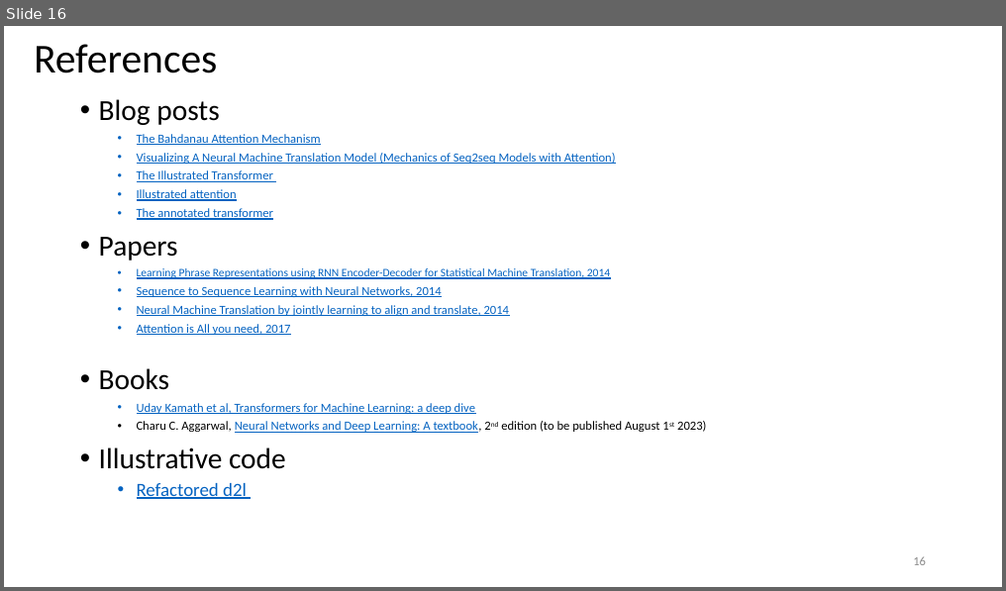
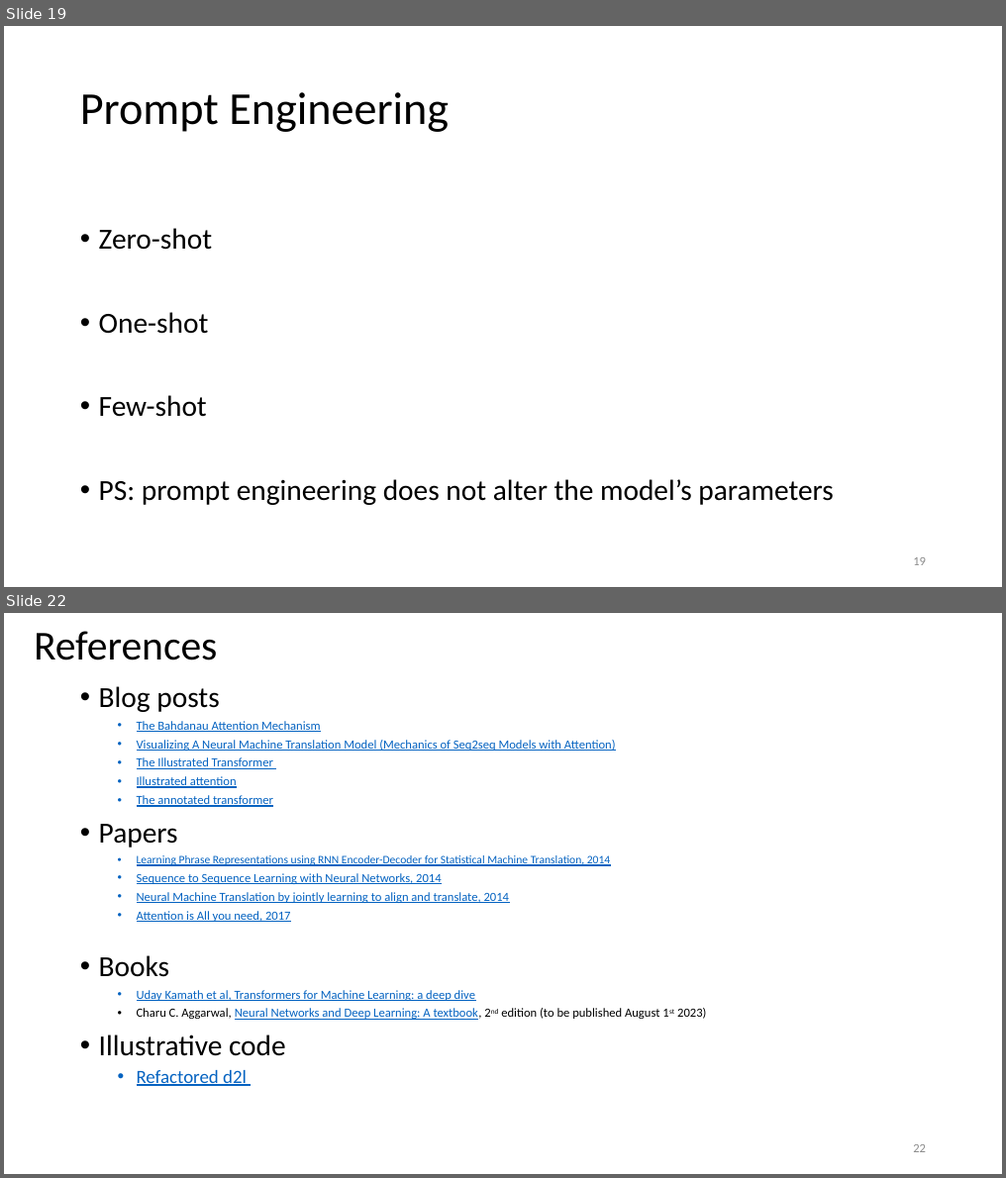
Before and after one commit to omroot/d2l_pytorch, a slide deck: mylearnings/mylecturenotes/AttentionAndTransformers.pptx. Shown one above the other, each under a label of ours: slide 16 before the commit, slides 19 and 22 after it; the slides between them are not shown. The pictures are 1006x591 and 1006x1178 pixels, drawn with LibreOffice and Linux fonts; fonts in the diff are those of the drawing. Boxes give left, top, right and bottom in pixels: in the first picture for what was removed or moved away, otherwise in the second. Text is boxed around its words. In the diff, an @@ line names an element or a change of style, - is before the commit and + after.

```diff
--- a/mylearnings/mylecturenotes/AttentionAndTransformers.pptx
+++ b/mylearnings/mylecturenotes/AttentionAndTransformers.pptx
@@ slide 19 added at (4,26,1002,587), background #FFFFFF @@
@@ title added at (80,92,449,132), 44 pt, text #000000 @@
+Prompt Engineering
@@ text added at (99,228,833,505), 28 pt, text #000000 @@
+• Zero-shot
+• One-shot
+• Few-shot
+• PS: prompt engineering does not alter the model’s parameters
@@ page number added at (913,558,926,566), 12 pt, text #8C8C8C @@
+19
@@ what was slide 16 is now slide 22 @@
@@ page number at (913,1145,926,1153): text changed @@
-16
+22
```
Also in this commit, not shown: 5 other slides added.
